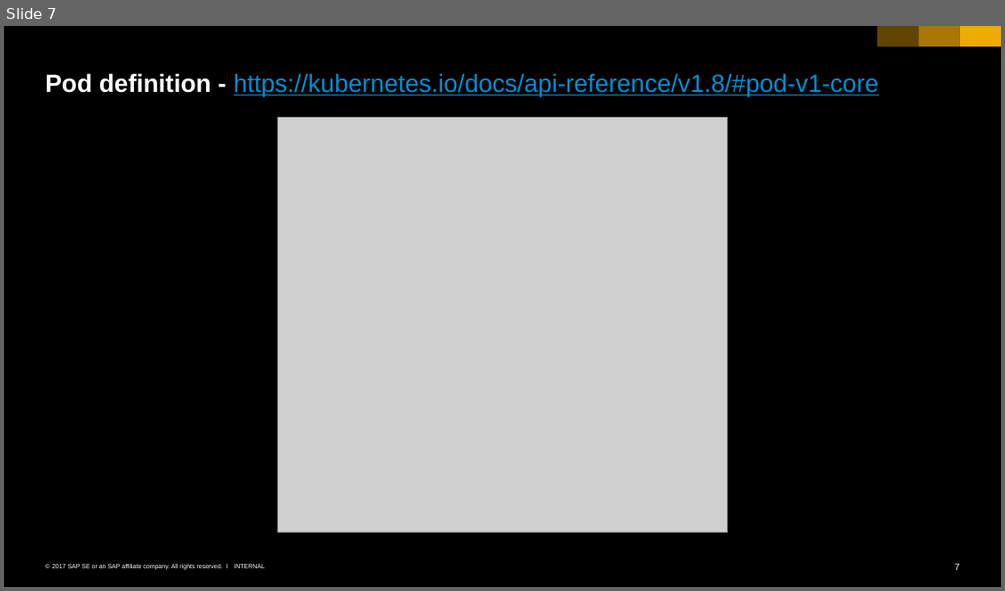
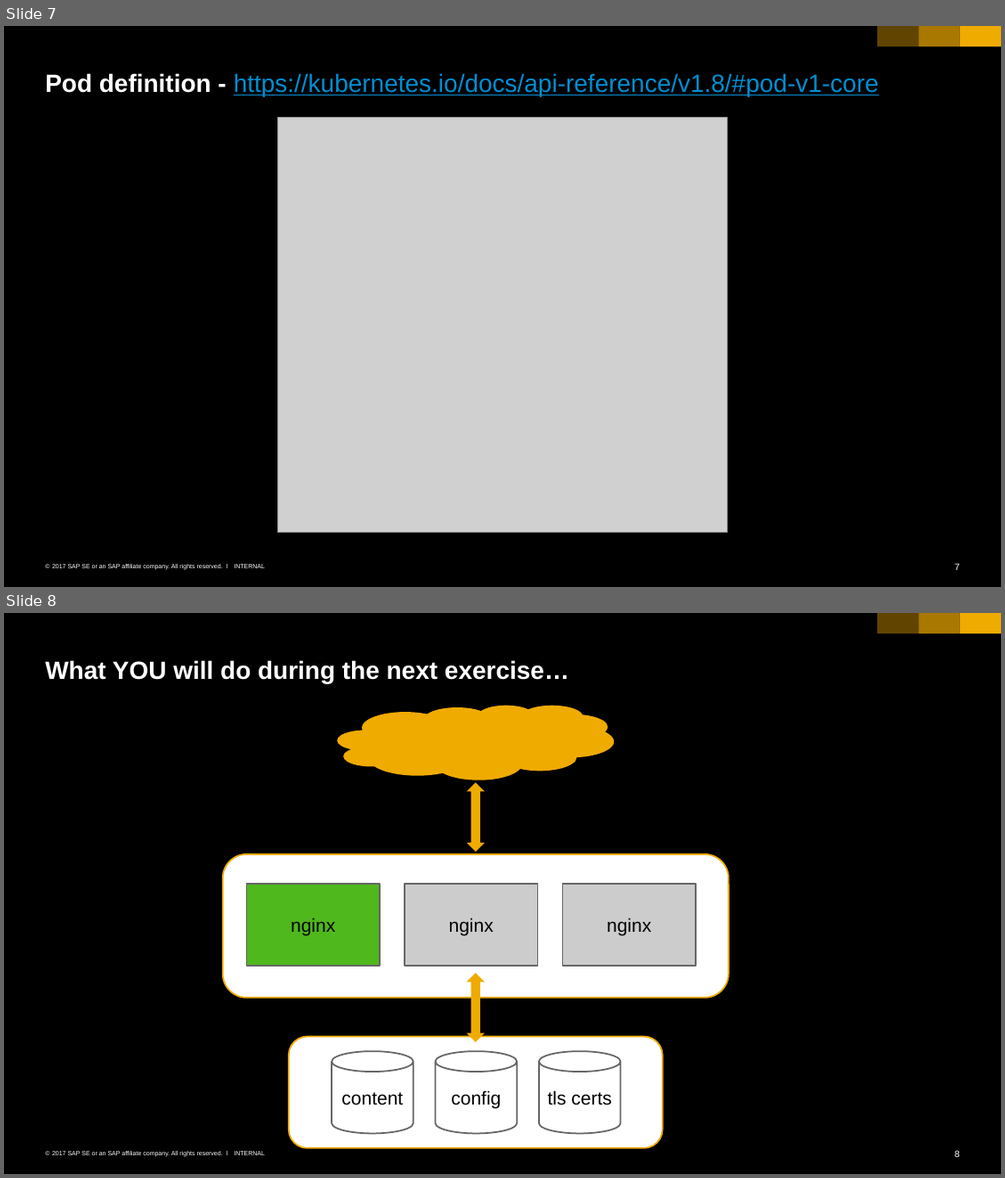
Before and after one commit to cuijiyao01/docker-k8s-training, a slide deck: kubernetes/02_namespaces_pods.pptx. Shown one above the other, each under a label of ours: slide 7 before the commit, slides 7 and 8 after it. The pictures are 1005x591 and 1005x1178 pixels, drawn with LibreOffice and Linux fonts; fonts in the diff are those of the drawing; grey boxes stand for pictures. Boxes give left, top, right and bottom in pixels: in the first picture for what was removed or moved away, otherwise in the second. Text is boxed around its words. In the diff, an @@ line names an element or a change of style, - is before the commit and + after.

Commit message:
fixes & updates for exercise prep

```diff
--- a/kubernetes/02_namespaces_pods.pptx
+++ b/kubernetes/02_namespaces_pods.pptx
@@ slide 8 added at (4, 613, 1001, 1174), background #000000; not listed: 6 template elements that a slide beside it also shows @@
@@ title added at (45, 660, 569, 683), 24 pt, text #FFFFFF, bold @@
+What YOU will do during the next exercise…
@@ cloud added at (337, 705, 614, 779), fill #F0AB00 @@
@@ up down arrow added at (467, 783, 485, 852), fill #F0AB00 @@
@@ group added at (222, 854, 728, 997): 3 rectangles, 1 rounded rectangle @@
+nginx
+nginx
+nginx
@@ up down arrow added at (467, 973, 485, 1042), fill #F0AB00 @@
@@ group added at (289, 1036, 663, 1147): 3 cylinders, 1 rounded rectangle @@
+content
+config
+tls certs
```
Also in this commit, not shown: 2 slides changed, 6 other files.
